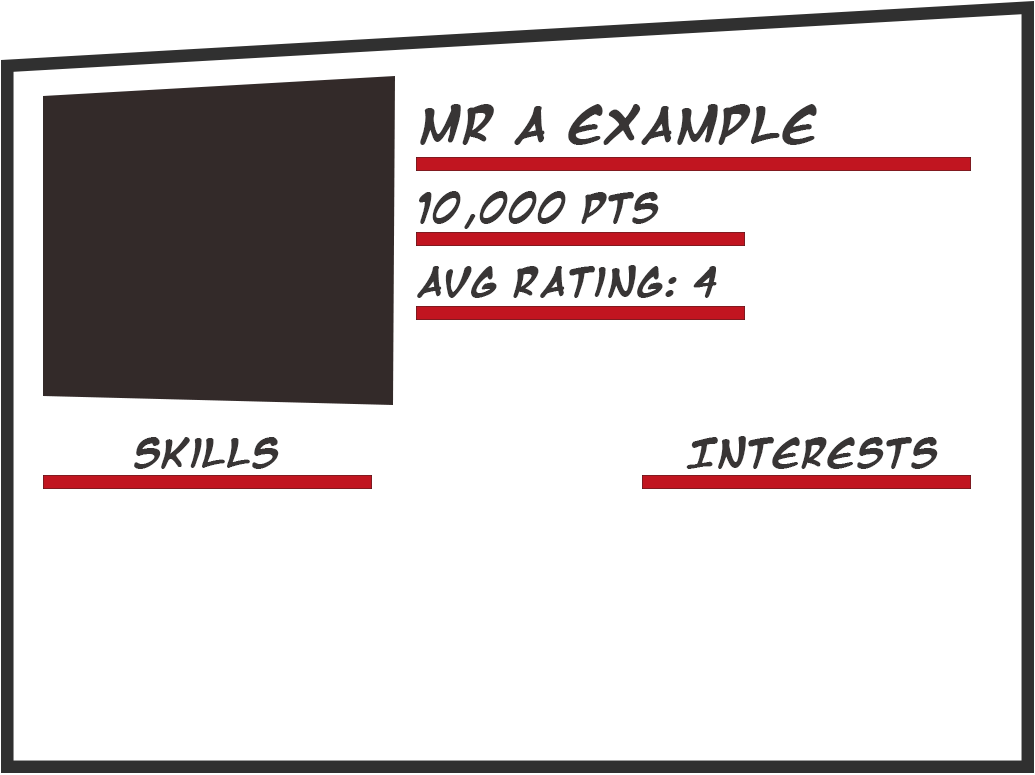
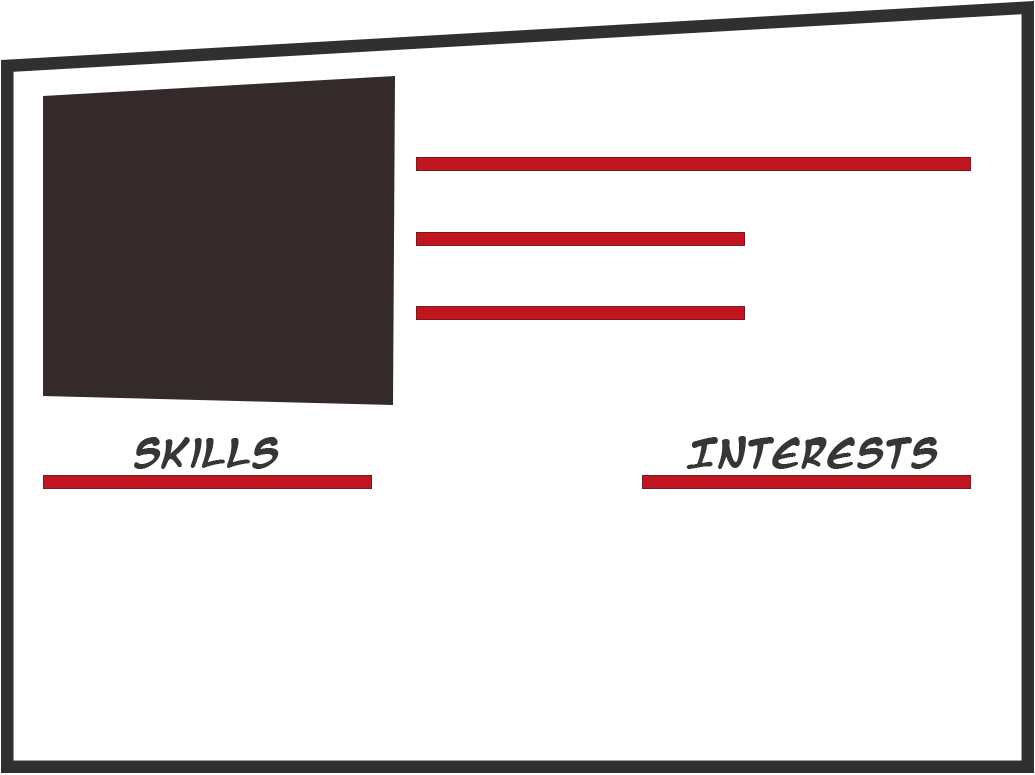
Before/after of a 1035x775 layered artwork. What changed in the layer stack:
hid "Avg Rating" over [417, 265, 717, 298]
hid "Number of points" over [419, 191, 659, 229]
hid "Name" over [420, 104, 817, 145]
